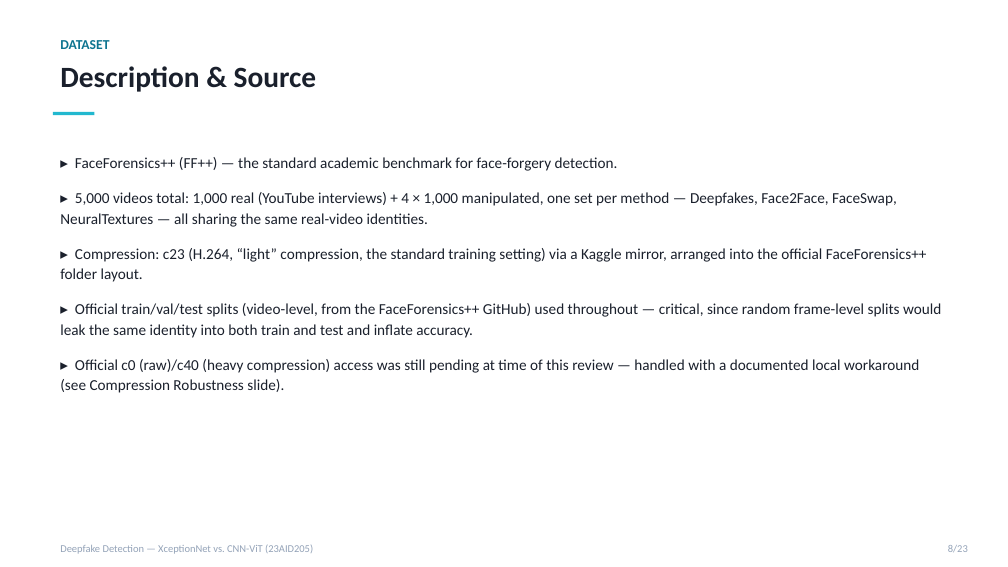
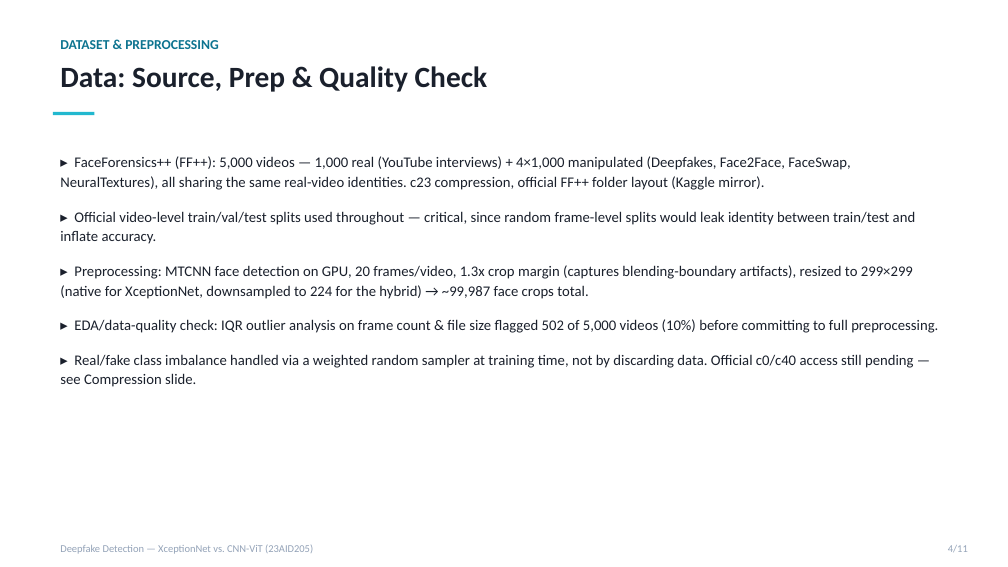
Before and after one commit to DUNE-ODYSSEY/deepfake-detection, a slide deck: slide 4 of docs/mid_review_update.pptx (slide 8 before the commit). Drawn at 1008x567 pixels with LibreOffice and Linux fonts; fonts in the diff are those of the drawing. Boxes give left, top, right and bottom in pixels: in the first picture for what was removed or moved away, otherwise in the second. Text is boxed around its words. In the diff, an @@ line names an element or a change of style, - is before the commit and + after.

```diff
--- a/docs/mid_review_update.pptx
+++ b/docs/mid_review_update.pptx
@@ text at <box>60,40,218,49</box>: text changed @@
-DATASET
+DATASET & PREPROCESSING
@@ text at <box>60,66,487,92</box>: text changed @@
-Description & Source
+Data: Source, Prep & Quality Check
@@ text at <box>60,156,938,387</box>: text changed; size 14.5 to 14 pt @@
-▸ FaceForensics++ (FF++) — the standard academic benchmark for face-forgery detection.
-▸ 5,000 videos total: 1,000 real (YouTube interviews) + 4 × 1,000 manipulated, one set per method — Deepfakes, Face2Face, FaceSwap, NeuralTextures — all sharing the same real-video identities.
-▸ Compression: c23 (H.264, “light” compression, the standard training setting) via a Kaggle mirror, arranged into the official FaceForensics++ folder layout.
-▸ Official train/val/test splits (video-level, from the FaceForensics++ GitHub) used throughout — critical, since random frame-level splits would leak the same identity into both train and test and inflate accuracy.
-▸ Official c0 (raw)/c40 (heavy compression) access was still pending at time of this review — handled with a documented local workaround (see Compression Robustness slide).
+▸ FaceForensics++ (FF++): 5,000 videos — 1,000 real (YouTube interviews) + 4×1,000 manipulated (Deepfakes, Face2Face, FaceSwap, NeuralTextures), all sharing the same real-video identities. c23 compression, official FF++ folder layout (Kaggle mirror).
+▸ Official video-level train/val/test splits used throughout — critical, since random frame-level splits would leak identity between train/test and inflate accuracy.
+▸ Preprocessing: MTCNN face detection on GPU, 20 frames/video, 1.3x crop margin (captures blending-boundary artifacts), resized to 299×299 (native for XceptionNet, downsampled to 224 for the hybrid) → ~99,987 face crops total.
+▸ EDA/data-quality check: IQR outlier analysis on frame count & file size flagged 502 of 5,000 videos (10%) before committing to full preprocessing.
+▸ Real/fake class imbalance handled via a weighted random sampler at training time, not by discarding data. Official c0/c40 access still pending — see Compression slide.
@@ text at <box>948,545,968,552</box>: text changed @@
-8/23
+4/11
```
Also in this commit, not shown: 8 other slides changed, 1 slide added, 13 slides removed, 1 other file.
